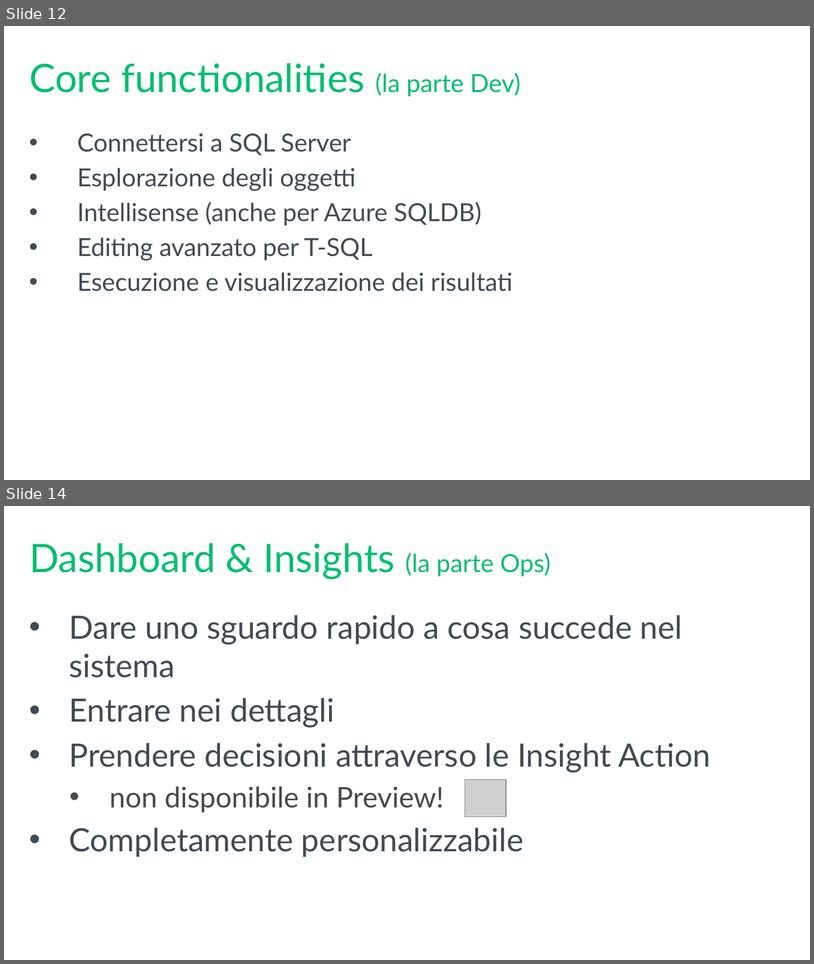
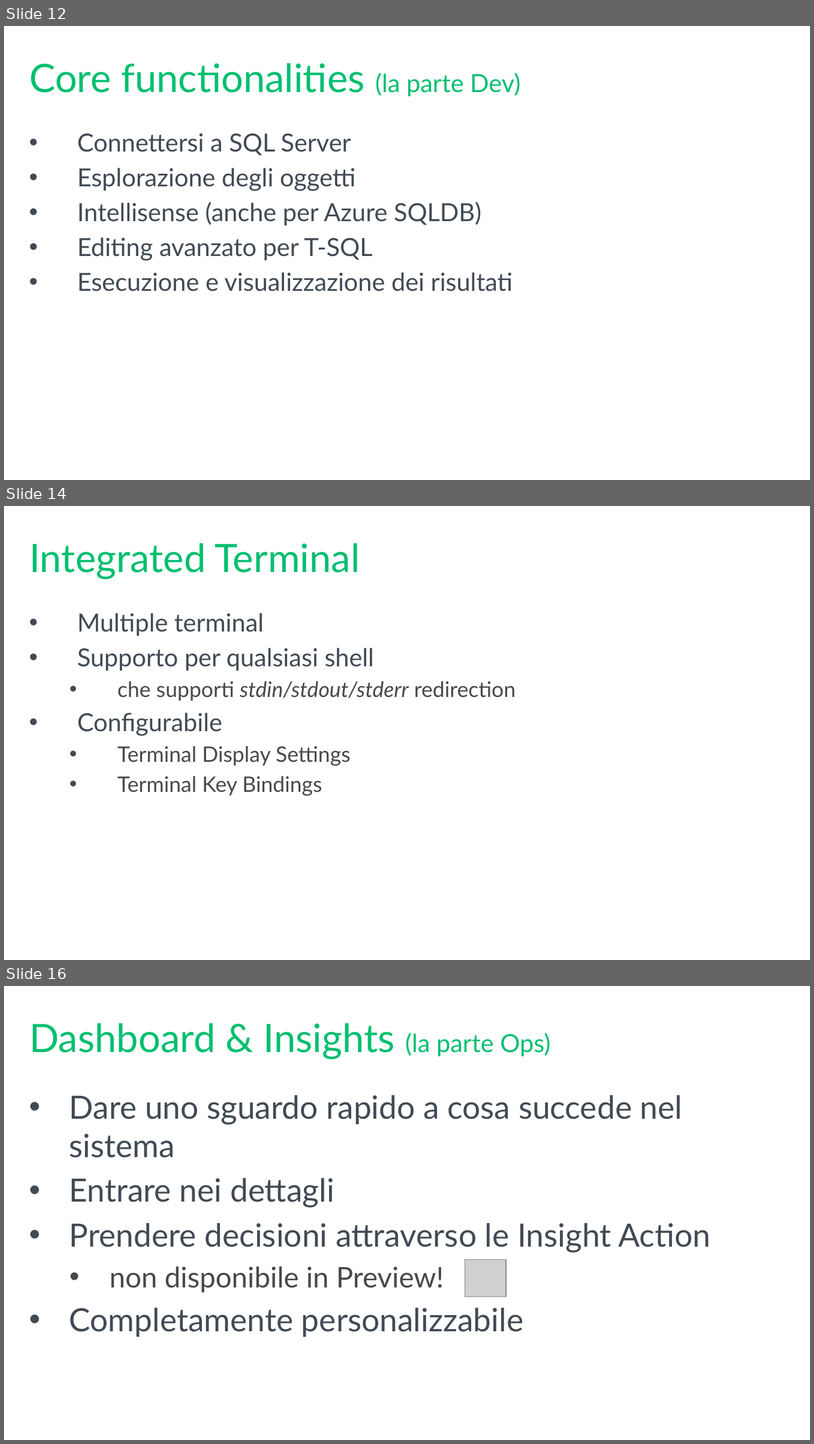
Before and after one commit to mrg3d/demo-opsstudio-repo, a slide deck: Introducing SQL Operations Studio.pptx. Shown one above the other, each under a label of ours: slides 12 and 14 before the commit, slides 12, 14 and 16 after it; the slides between them are not shown. The pictures are 814x964 and 814x1444 pixels, drawn with LibreOffice and Linux fonts; fonts in the diff are those of the drawing; grey boxes stand for pictures; background and template pictures are left out. Boxes give left, top, right and bottom in pixels: in the first picture for what was removed or moved away, otherwise in the second. Text is boxed around its words. In the diff, an @@ line names an element or a change of style, - is before the commit and + after.

```diff
--- a/Introducing SQL Operations Studio.pptx
+++ b/Introducing SQL Operations Studio.pptx
@@ slide 14 added at (4, 506, 810, 960), background #FFFFFF @@
@@ title added at (29, 543, 360, 579), 44 pt, text #00BF6F @@
+Integrated Terminal
@@ text added at (77, 613, 516, 796), 24 pt, text #474947 @@
+• Multiple terminal
+• Supporto per qualsiasi shell
+  • che supporti stdin/stdout/stderr redirection
+• Configurabile
+  • Terminal Display Settings
+  • Terminal Key Bindings
@@ what was slide 14 is now slide 16 @@
```
Also in this commit, not shown: 4 slides changed, 5 other slides added, 4 slides removed.
